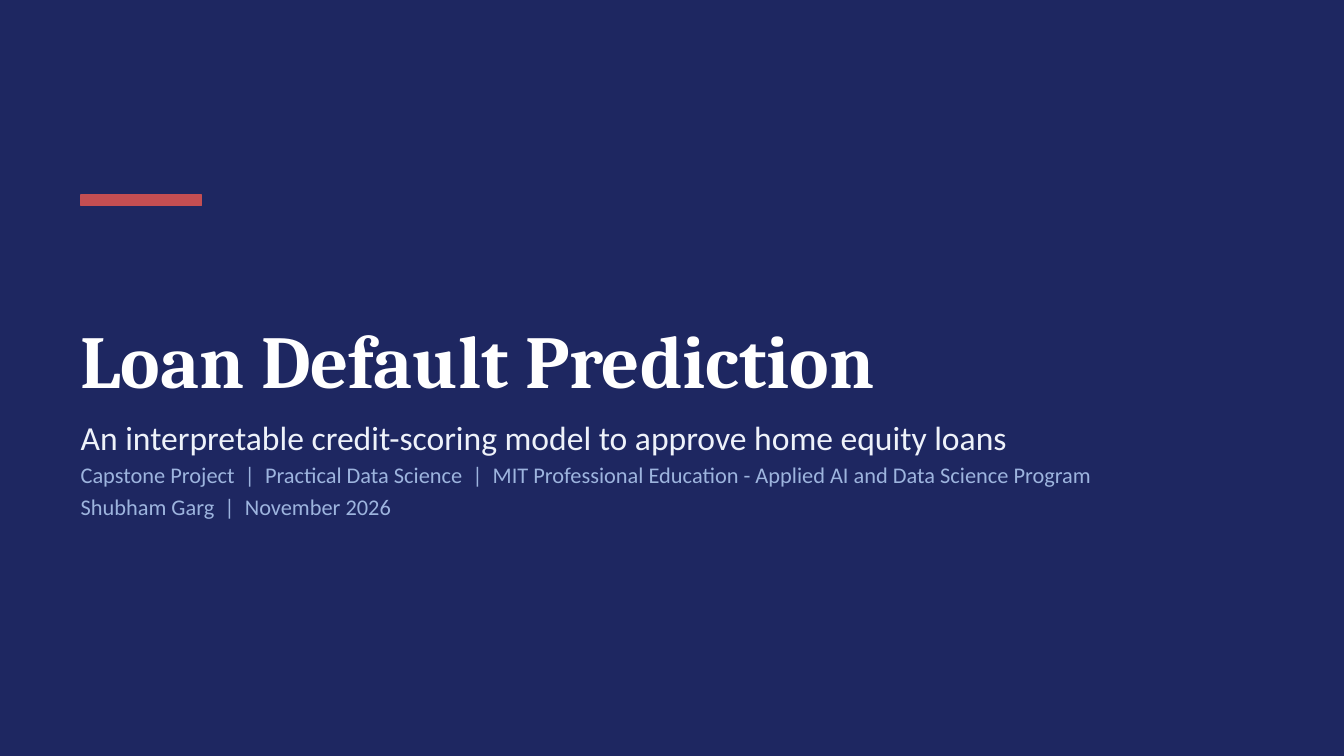
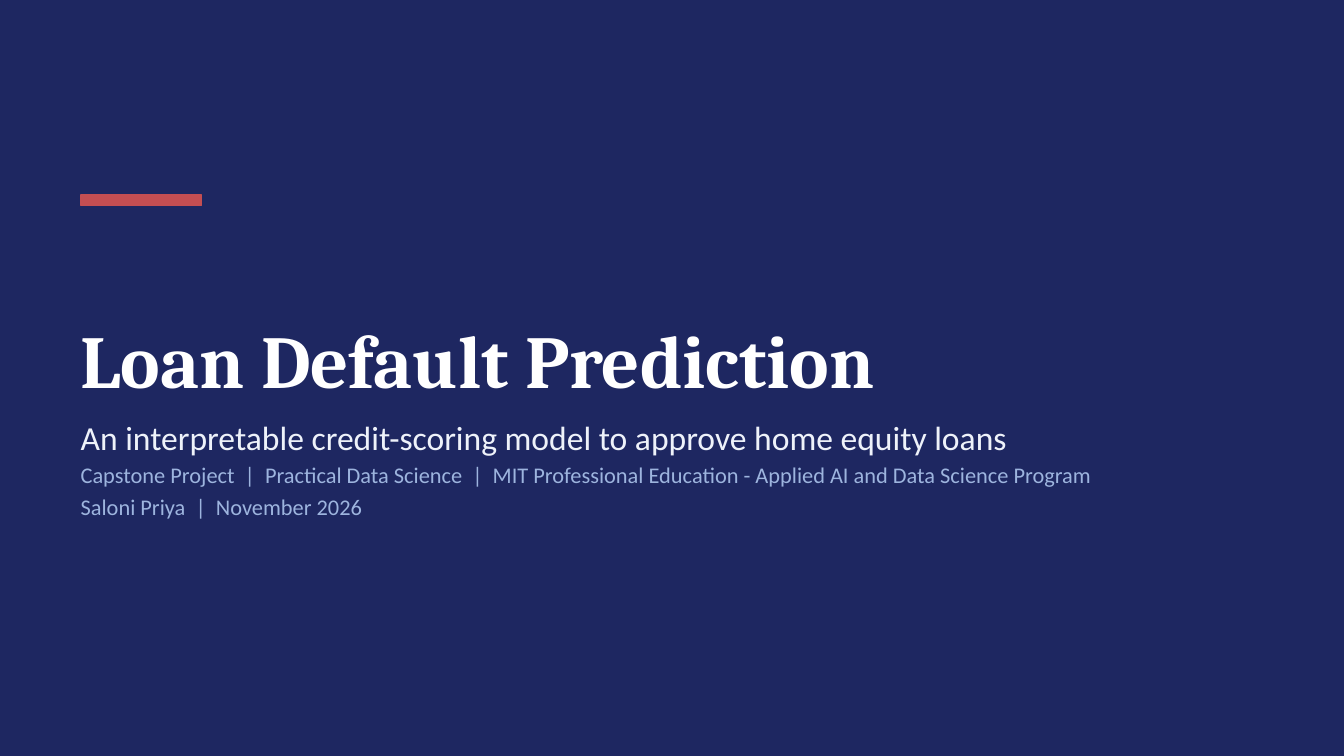
Before and after one commit to shubham1891/Personal-code, a slide deck: slide 1 of presentation/Loan_Default_Prediction_Presentation.pptx. Drawn at 1344x756 pixels with LibreOffice and Linux fonts; fonts in the diff are those of the drawing. Boxes give left, top, right and bottom in pixels: in the first picture for what was removed or moved away, otherwise in the second. Text is boxed around its words. In the diff, an @@ line names an element or a change of style, - is before the commit and + after.

```diff
--- a/presentation/Loan_Default_Prediction_Presentation.pptx
+++ b/presentation/Loan_Default_Prediction_Presentation.pptx
@@ text at [81, 499, 362, 519]: text changed @@
-Shubham Garg | November 2026
+Saloni Priya | November 2026
```
Also in this commit, not shown: 13 other files.
